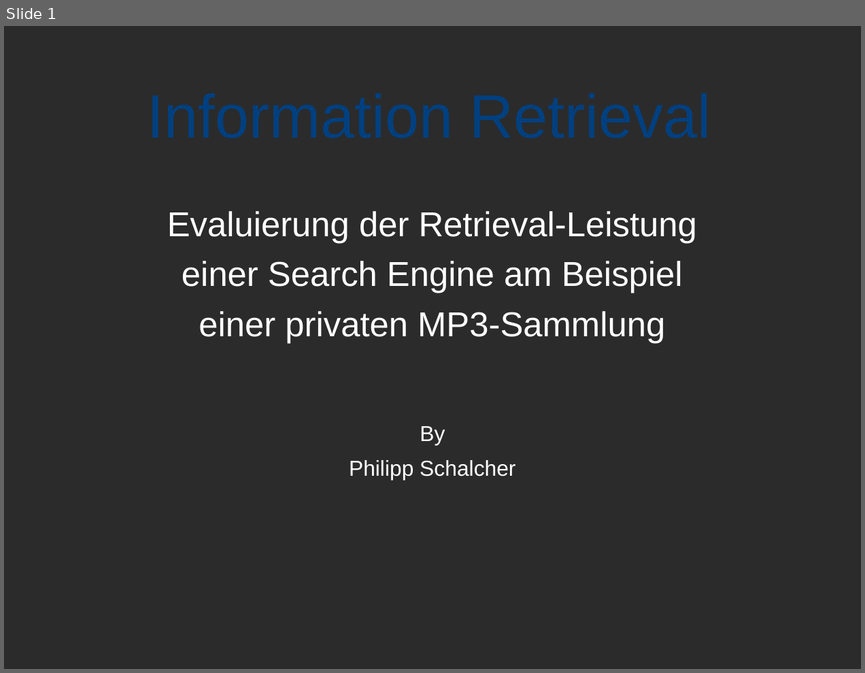
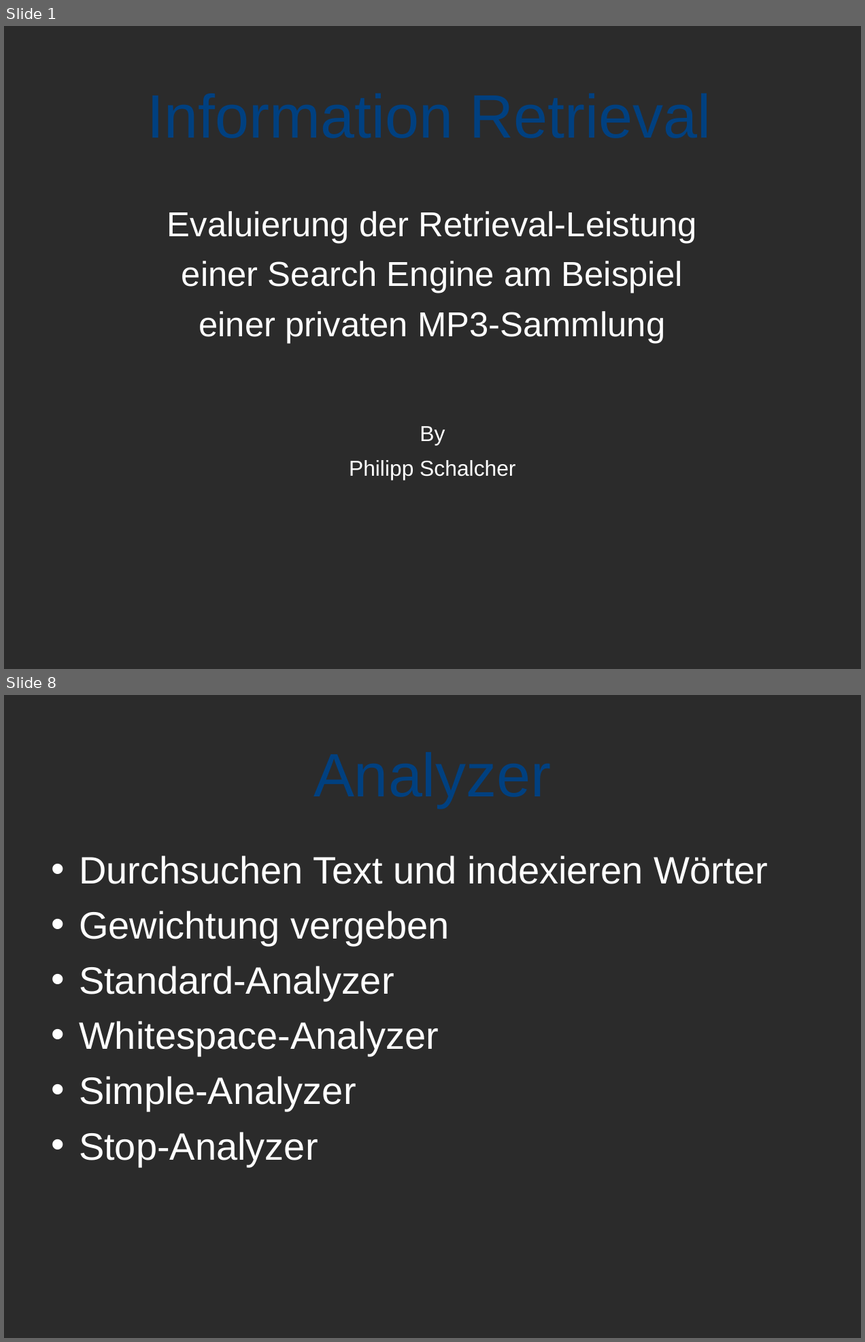
Before and after one commit to spitzbueb/Information_Retrieval, a slide deck: Präsentation/Präsentation.odp. Shown one above the other, each under a label of ours: slide 1 before the commit, slides 1 and 8 after it; the slides between them are not shown. The pictures are 865x673 and 865x1342 pixels, drawn with LibreOffice and Linux fonts; fonts in the diff are those of the drawing; background and template pictures are left out; a plain dark background stands for a picture behind light text. Boxes give left, top, right and bottom in pixels: in the first picture for what was removed or moved away, otherwise in the second. Text is boxed around its words. In the diff, an @@ line names an element or a change of style, - is before the commit and + after.

```diff
--- a/Präsentation/Präsentation.odp
+++ b/Präsentation/Präsentation.odp
@@ slide 8 added at <box>4,695,861,1338</box>, background picture (left out) @@
@@ title added at <box>69,702,797,841</box>, 56.7 pt, text #004080 @@
+Analyzer
@@ text added at <box>79,855,768,1166</box>, 35.3 pt, text #FFFFFF @@
+• Durchsuchen Text und indexieren Wörter
+• Gewichtung vergeben
+• Standard-Analyzer
+• Whitespace-Analyzer
+• Simple-Analyzer
+• Stop-Analyzer
```
Also in this commit, not shown: 1 slide changed, 16 other slides added.
